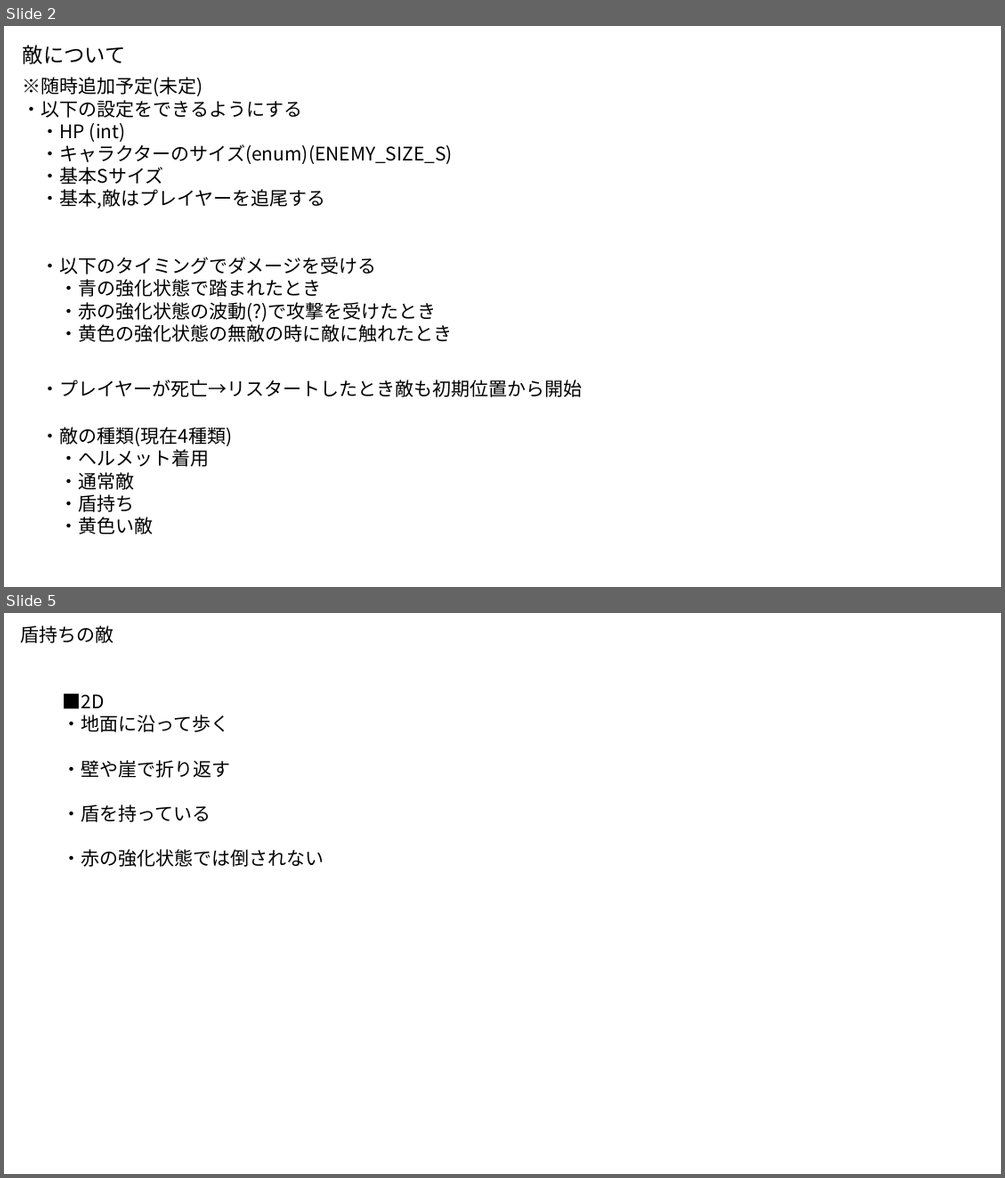
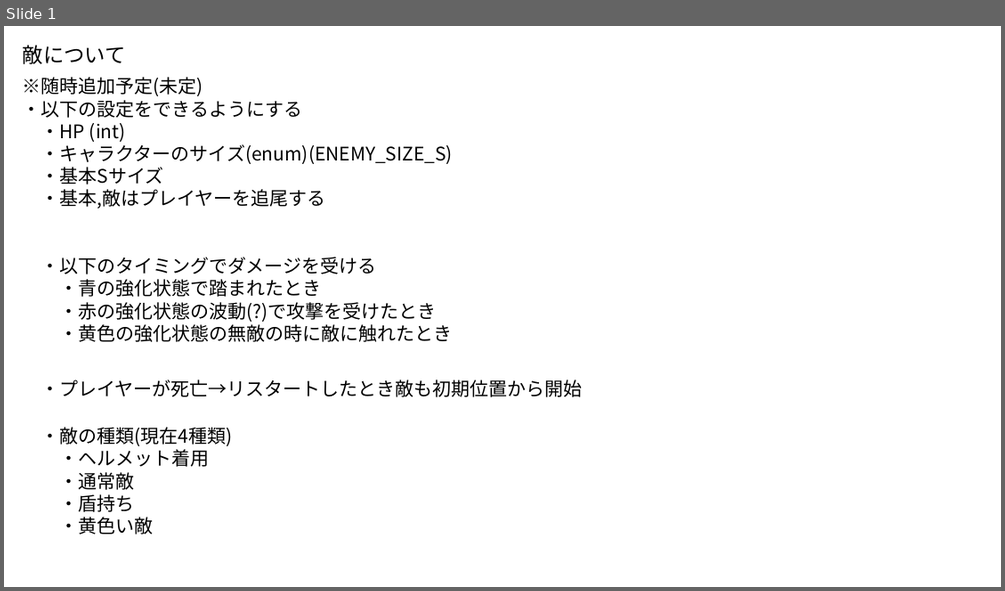
Before and after one commit to Akiyoshi-2/GameProbuctionPractice1, a slide deck: 仕様書/敵.pptx. Shown one above the other, each under a label of ours: slides 2 and 5 before the commit, slide 1 after it; the slides between them are not shown. The pictures are 1005x1178 and 1005x591 pixels, drawn with LibreOffice and Linux fonts; fonts in the diff are those of the drawing. Boxes give left, top, right and bottom in pixels: in the first picture for what was removed or moved away, otherwise in the second. Text is boxed around its words. In the diff, an @@ line names an element or a change of style, - is before the commit and + after.

```diff
--- a/仕様書/敵.pptx
+++ b/仕様書/敵.pptx
@@ slide 5 removed at (x1=4, y1=613, x2=1001, y2=1174), background #FFFFFF @@
@@ title removed at (x1=21, y1=625, x2=114, y2=643) @@
-盾持ちの敵
@@ text removed at (x1=63, y1=693, x2=324, y2=867) @@
-■2D
-・地面に沿って歩く
-・壁や崖で折り返す
-・盾を持っている
-・赤の強化状態では倒されない
@@ what was slide 2 is now slide 1 @@
```
Also in this commit, not shown: 5 slides added, 4 other slides removed.
